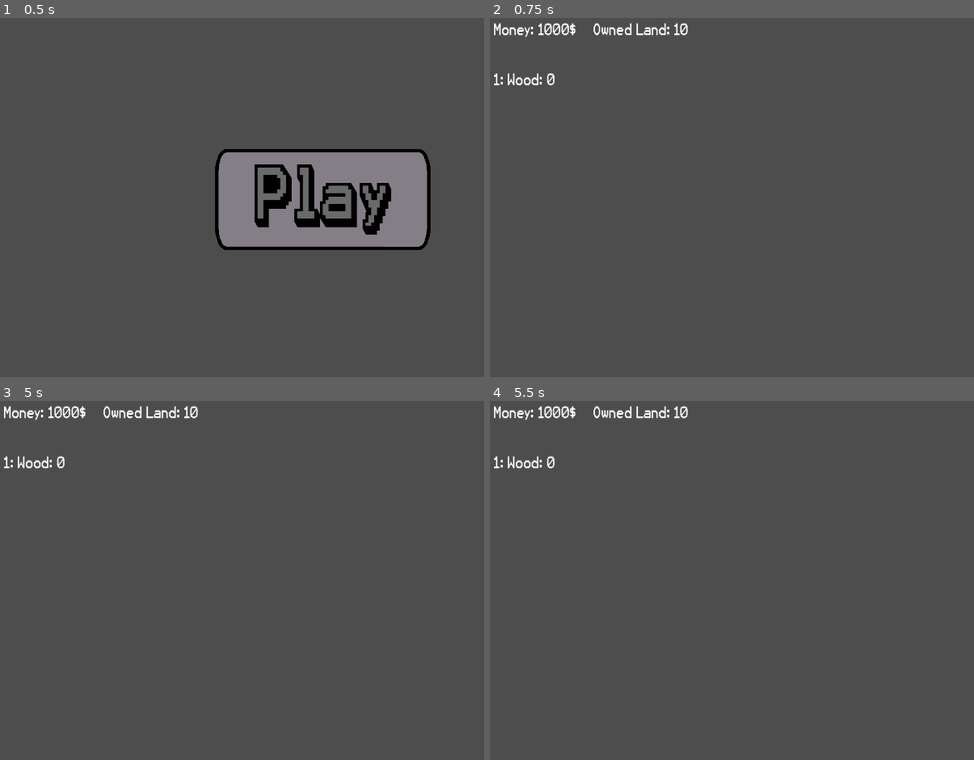
Above: before the commit, frames 1-4 (two rows, left to right).
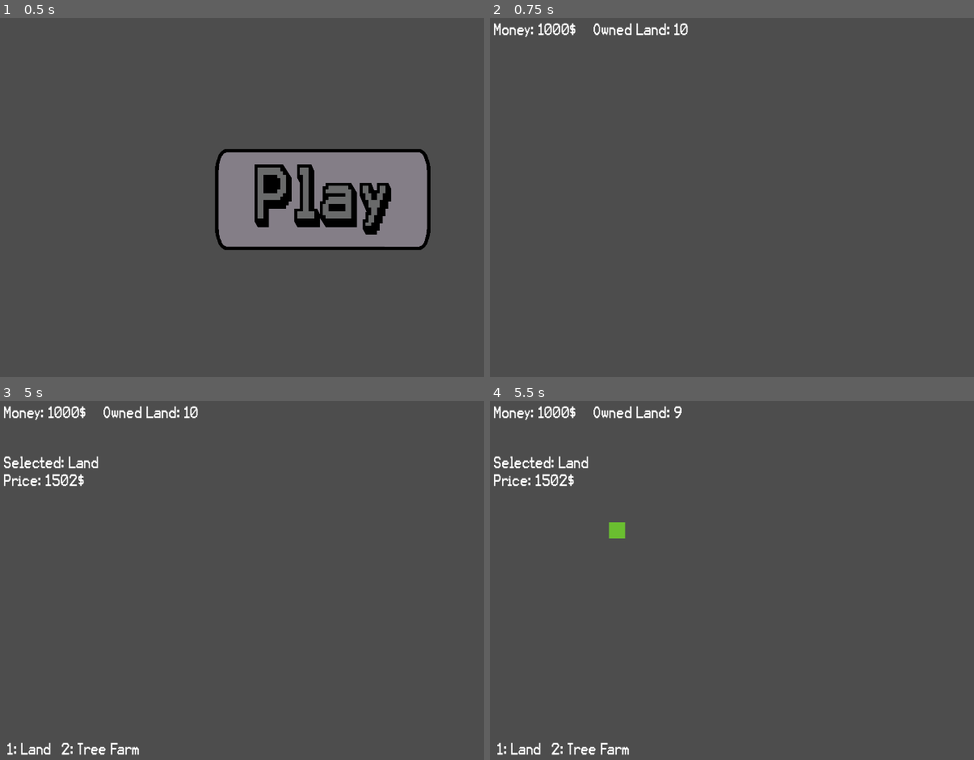
Above: after the commit, the same moments.

Repository: TheBraindeadEngineer/EconomicEden
Game: Godot game, scene res://scenes/ui/main_menu.tscn
The game is run twice, just before and just after one commit, with the same random seed, the same clock (stepped at 60 frames per second) and the same inputs.
Inputs (mouse positions are in pixels of both pictures, inside the frame that each line leads up to):
- Up to frame 1 (0.5 s): no input
- Up to frame 2 (0.75 s): click (814, 201) at 0.5 s
- Up to frame 3 (5 s): tap Enter at 1.25, 2.75, 4.25 s; move the mouse to (464, 566) at 1.27 s; hold 1 1.28-2.03 s; click (464, 566) at 1.35 s; tap Space at 2, 3.5 s; move the mouse to (193, 602) at 2.02 s; tap 1 at 2.1 s; click (193, 602) at 2.3 s; move the mouse to (387, 501) at 2.77 s; hold 1 2.78-3.53 s; click (387, 501) at 2.85 s; move the mouse to (290, 655) at 3.52 s; tap ] (zoom_in) at 3.6 s; click (290, 655) at 3.8 s; move the mouse to (outside the picture) at 4.27 s; hold 1 from 4.28 s (still down); tap / (zoom_out) at 4.35 s; click (outside the picture) at 4.42 s; tap Q (build_menu, bound only after the commit) at 4.9 s
- Up to frame 4 (5.5 s): move the mouse to (620, 526) at 5.02 s; release 1 at 5.03 s; tap 1 at 5.1 s; click (620, 526) at 5.3 s

Frame 1 is identical in both runs. In frame 2, 0.2% of the frame differs, in the area x 0-14%, y 15-19%; in frame 3, 1.0%; in frame 4, 1.2%, in the area x 0-41%, y 1-99%.

Commit message:
Day 3: fixed bugs with tile placement, tiles will now be individual and no tiles can be on top of another

Diff:
--- a/game.tscn
+++ b/game.tscn
@@ -12,6 +12,8 @@
 2:0/0 = 0
 
 [sub_resource type="TileSet" id="TileSet_pfc0d"]
+custom_data_layer_0/name = "TYPE"
+custom_data_layer_0/type = 0
 sources/0 = SubResource("TileSetAtlasSource_akkyn")
 
 [node name="Game" type="Node2D"]
--- a/project.godot
+++ b/project.godot
@@ -40,6 +40,11 @@
 }
 build_menu={
 "deadzone": 0.5,
-"events": [Object(InputEventKey,"resource_local_to_scene":false,"resource_name":"","device":-1,"window_id":0,"alt_pressed":false,"shift_pressed":false,"ctrl_pressed":false,"meta_pressed":false,"pressed":false,"keycode":0,"physical_keycode":66,"key_label":0,"unicode":98,"echo":false,"script":null)
+"events": [Object(InputEventKey,"resource_local_to_scene":false,"resource_name":"","device":-1,"window_id":0,"alt_pressed":false,"shift_pressed":false,"ctrl_pressed":false,"meta_pressed":false,"pressed":false,"keycode":0,"physical_keycode":81,"key_label":0,"unicode":113,"echo":false,"script":null)
 ]
 }
+asset_menu={
+"deadzone": 0.5,
+"events": [Object(InputEventKey,"resource_local_to_scene":false,"resource_name":"","device":-1,"window_id":0,"alt_pressed":false,"shift_pressed":false,"ctrl_pressed":false,"meta_pressed":false,"pressed":false,"keycode":0,"physical_keycode":87,"key_label":0,"unicode":119,"echo":false,"script":null)
+]
+}
--- /dev/null
+++ b/scenes/ui/AssetMenu.gd
@@ -0,0 +1,51 @@
+extends CanvasLayer
+
+var _data = {}
+var _assets = {}
+var _asset = {}
+
+signal has_been_sold(assets, data)
+signal has_canceled
+
+@onready var amount_line: LineEdit = %AmountLine
+
+func clear_amount():
+	amount_line.clear()
+
+func _ready():
+	pass
+
+func _on_hud_asset_menu_selected(asset, assets, data):
+	_asset = asset
+	_assets = assets
+	_data = data
+
+
+func add_money(amount):
+	match _asset:
+		"wood":
+			_data["money"] += amount * 0.15
+
+func _on_confirm_button_pressed():
+	var amount = int(amount_line.text)
+	if _assets[_asset] < amount:
+		return
+	_assets[_asset] -= amount
+	add_money(amount)
+	has_been_sold.emit(_assets, _data)
+	clear_amount()
+
+
+func _on_cancel_button_pressed():
+	has_canceled.emit()
+	clear_amount()
+
+
+func _on_sell_all_pressed():
+	if _assets[_asset] <= 0:
+		return
+	var amount = _assets[_asset]
+	add_money(amount)
+	_assets[_asset] -= amount
+	has_been_sold.emit(_assets, _data)
+	clear_amount()
--- /dev/null
+++ b/scenes/ui/AssetMenu.tscn
@@ -0,0 +1,69 @@
+[gd_scene load_steps=3 format=3 uid="uid://4scdp5b8orw1"]
+
+[ext_resource type="FontFile" uid="uid://0ui3h63uhb7c" path="res://textures/fonts/Karma Suture.otf" id="1_13gbi"]
+[ext_resource type="Script" path="res://scenes/ui/AssetMenu.gd" id="1_lgwp2"]
+
+[node name="AssetMenu" type="CanvasLayer"]
+script = ExtResource("1_lgwp2")
+
+[node name="MarginContainer" type="MarginContainer" parent="."]
+anchors_preset = 15
+anchor_right = 1.0
+anchor_bottom = 1.0
+grow_horizontal = 2
+grow_vertical = 2
+theme_override_constants/margin_left = 750
+theme_override_constants/margin_top = 50
+theme_override_constants/margin_right = 750
+theme_override_constants/margin_bottom = 50
+
+[node name="VBoxContainer" type="VBoxContainer" parent="MarginContainer"]
+layout_mode = 2
+size_flags_vertical = 4
+
+[node name="HBoxContainer" type="HBoxContainer" parent="MarginContainer/VBoxContainer"]
+layout_mode = 2
+size_flags_vertical = 4
+alignment = 1
+
+[node name="VBoxContainer" type="VBoxContainer" parent="MarginContainer/VBoxContainer/HBoxContainer"]
+layout_mode = 2
+size_flags_horizontal = 3
+
+[node name="AmountLine" type="LineEdit" parent="MarginContainer/VBoxContainer/HBoxContainer/VBoxContainer"]
+unique_name_in_owner = true
+layout_mode = 2
+size_flags_horizontal = 3
+theme_override_fonts/font = ExtResource("1_13gbi")
+theme_override_font_sizes/font_size = 40
+
+[node name="HBoxContainer" type="HBoxContainer" parent="MarginContainer/VBoxContainer/HBoxContainer/VBoxContainer"]
+layout_direction = 1
+layout_mode = 2
+size_flags_horizontal = 0
+theme_override_constants/separation = 50
+
+[node name="ConfirmButton" type="Button" parent="MarginContainer/VBoxContainer/HBoxContainer/VBoxContainer/HBoxContainer"]
+unique_name_in_owner = true
+layout_mode = 2
+theme_override_fonts/font = ExtResource("1_13gbi")
+theme_override_font_sizes/font_size = 40
+text = "Confirm"
+
+[node name="Sell All" type="Button" parent="MarginContainer/VBoxContainer/HBoxContainer/VBoxContainer/HBoxContainer"]
+unique_name_in_owner = true
+layout_mode = 2
+theme_override_fonts/font = ExtResource("1_13gbi")
+theme_override_font_sizes/font_size = 40
+text = "Sell All"
+
+[node name="CancelButton" type="Button" parent="MarginContainer/VBoxContainer/HBoxContainer/VBoxContainer/HBoxContainer"]
+unique_name_in_owner = true
+layout_mode = 2
+theme_override_fonts/font = ExtResource("1_13gbi")
+theme_override_font_sizes/font_size = 40
+text = "Cancel"
+
+[connection signal="pressed" from="MarginContainer/VBoxContainer/HBoxContainer/VBoxContainer/HBoxContainer/ConfirmButton" to="." method="_on_confirm_button_pressed"]
+[connection signal="pressed" from="MarginContainer/VBoxContainer/HBoxContainer/VBoxContainer/HBoxContainer/Sell All" to="." method="_on_sell_all_pressed"]
+[connection signal="pressed" from="MarginContainer/VBoxContainer/HBoxContainer/VBoxContainer/HBoxContainer/CancelButton" to="." method="_on_cancel_button_pressed"]
--- a/scenes/ui/HUD.gd
+++ b/scenes/ui/HUD.gd
@@ -7,6 +7,9 @@
 signal build_selected(building)
 signal asset_selected(asset)
 signal assets_update(assets)
+signal asset_menu_selected(asset, data)
+
+@onready var asset_selection_menu = %AssetMenu
 
 @onready var money_label = %MoneyLabel
 @onready var owned_land_label = %OwnedLandLabel
@@ -31,7 +34,9 @@
 
 var _data = {}
 
-var _assets = {}
+var _assets = {
+	"wood": 0
+}
 
 func _ready():
 	money_label.text = "Money: 1000$"
@@ -41,11 +46,7 @@
 func _input(event):
 	if event is InputEventKey:
 		if Input.is_action_just_pressed("build_menu"):
-			_building = !_building
-			building_menu.set_visible(_building)
-			build_selected.emit(_building)
-			if !_building:
-				selected_tile_changed.emit(null)
+			toggle_build_menu()
 			return
 		if _building && build_menu_layer == 1:
 			if Input.is_key_pressed(KEY_1):
@@ -54,13 +55,23 @@
 				selected_tile_changed.emit(TREE_FARM)
 			return
 		if Input.is_action_just_pressed("asset_menu"):
-			_assets_menu = !_assets_menu
-			asset_menu.set_visible(_assets_menu)
+			toggle_asset_menu()
 			return
 		if _assets_menu:
 			if Input.is_key_pressed(KEY_1):
-				asset_selected.emit("wood")
+				asset_has_been_selected("wood")
 			return
+
+func toggle_build_menu():
+	_building = !_building
+	building_menu.set_visible(_building)
+	build_selected.emit(_building)
+	if !_building:
+		selected_tile_changed.emit(null)
+
+func toggle_asset_menu():
+	_assets_menu = !_assets_menu
+	asset_menu.set_visible(_assets_menu)
 
 func _on_ui_update(data):
 	_data = data
@@ -82,9 +93,20 @@
 
 func _on_game_assets_update(assets):
 	_assets = assets
-	wood_label.text = "Wood: " + str(_assets["wood"])
+	wood_label.text = "1: Wood: " + str(_assets["wood"])
 
-func _on_asset_selected(asset):
-	match asset:
-		"wood":
-			return
+func asset_has_been_selected(asset):
+	if asset == "wood":
+		asset_selection_menu.set_visible(true)
+		asset_menu_selected.emit("wood", _assets, _data)
+
+
+func _on_asset_menu_has_been_sold(assets, data):
+	_assets = assets
+	_data = data
+	_on_ui_update(_data)
+	asset_selection_menu.set_visible(false)
+
+
+func _on_asset_menu_has_canceled():
+	asset_selection_menu.set_visible(false)
--- a/scenes/ui/HUD.tscn
+++ b/scenes/ui/HUD.tscn
@@ -1,7 +1,8 @@
-[gd_scene load_steps=3 format=3 uid="uid://bk7jucdgcataw"]
+[gd_scene load_steps=4 format=3 uid="uid://bk7jucdgcataw"]
 
 [ext_resource type="Script" path="res://scenes/ui/HUD.gd" id="1_say4t"]
 [ext_resource type="FontFile" uid="uid://0ui3h63uhb7c" path="res://textures/fonts/Karma Suture.otf" id="2_locit"]
+[ext_resource type="PackedScene" uid="uid://4scdp5b8orw1" path="res://scenes/ui/AssetMenu.tscn" id="3_txgrn"]
 
 [node name="HUD" type="CanvasLayer"]
 script = ExtResource("1_say4t")
@@ -64,6 +65,7 @@
 
 [node name="AssetsContainer" type="VBoxContainer" parent="MarginContainer/VBoxContainer"]
 unique_name_in_owner = true
+visible = false
 layout_mode = 2
 
 [node name="WoodLabel" type="Label" parent="MarginContainer/VBoxContainer/AssetsContainer"]
@@ -100,3 +102,11 @@
 theme_override_fonts/font = ExtResource("2_locit")
 theme_override_font_sizes/font_size = 40
 text = "2: Tree Farm"
+
+[node name="AssetMenu" parent="." instance=ExtResource("3_txgrn")]
+unique_name_in_owner = true
+visible = false
+
+[connection signal="asset_menu_selected" from="." to="AssetMenu" method="_on_hud_asset_menu_selected"]
+[connection signal="has_been_sold" from="AssetMenu" to="." method="_on_asset_menu_has_been_sold"]
+[connection signal="has_canceled" from="AssetMenu" to="." method="_on_asset_menu_has_canceled"]
--- a/scripts/Game.gd
+++ b/scripts/Game.gd
@@ -35,27 +35,32 @@
 			var mouse_pos = get_global_mouse_position()
 			var tile_pos = tile_map.local_to_map(mouse_pos)
 			var tile = tile_map.get_cell_tile_data(0, tile_pos)
-			if !tile:
+			if selected_tile == LAND && tile == null:
 				if data["owned_land"] > 0:
 					data["owned_land"] -= 1
-					ui_update.emit(data)
-					place_tile(tile_pos, selected_tile)
 				elif data["money"] >= data["land_price"]:
 					data["money"] -= data["land_price"]
 					_land_bought()
-					ui_update.emit(data)
-					place_tile(tile_pos, selected_tile)
+				else:
+					tile = null
+					return
+				ui_update.emit(data)
+				place_tile(tile_pos, LAND, "LAND")
 				tile = null
 				return
-			elif tile.get_texture_origin() == LAND:
-					if selected_tile == TREE_FARM && data["money"] >= 100:
-						data["money"] -= 100
-						ui_update.emit(data)
-						place_tree_farm(tile_pos)
+			if tile == null:
+				return
+			elif selected_tile == TREE_FARM && tile.get_custom_data("TYPE") == "LAND":
+				if data["money"] >= 100:
+					data["money"] -= 100
+					place_tree_farm(tile_pos)
+					ui_update.emit(data)
 			tile = null
 
-func place_tile(position, tile):
+func place_tile(position, tile, type):
+	tile_map.set_cell(0, position)
 	tile_map.set_cell(0, position, 0, tile, 0)
+	tile_map.get_cell_tile_data(0, position).set_custom_data("TYPE", type)
 
 func place_tree_farm(tile_pos):
 	var tree_farm = Timer.new()
@@ -64,7 +69,7 @@
 	tree_farm.connect("timeout", _on_tree_farm_done)
 	tree_farms.add_child(tree_farm)
 	tree_farm.start()
-	place_tile(tile_pos, TREE_FARM)
+	place_tile(tile_pos, TREE_FARM, "TREE FARM")
 
 func _on_tree_farm_done():
 	assets["wood"] += 2
